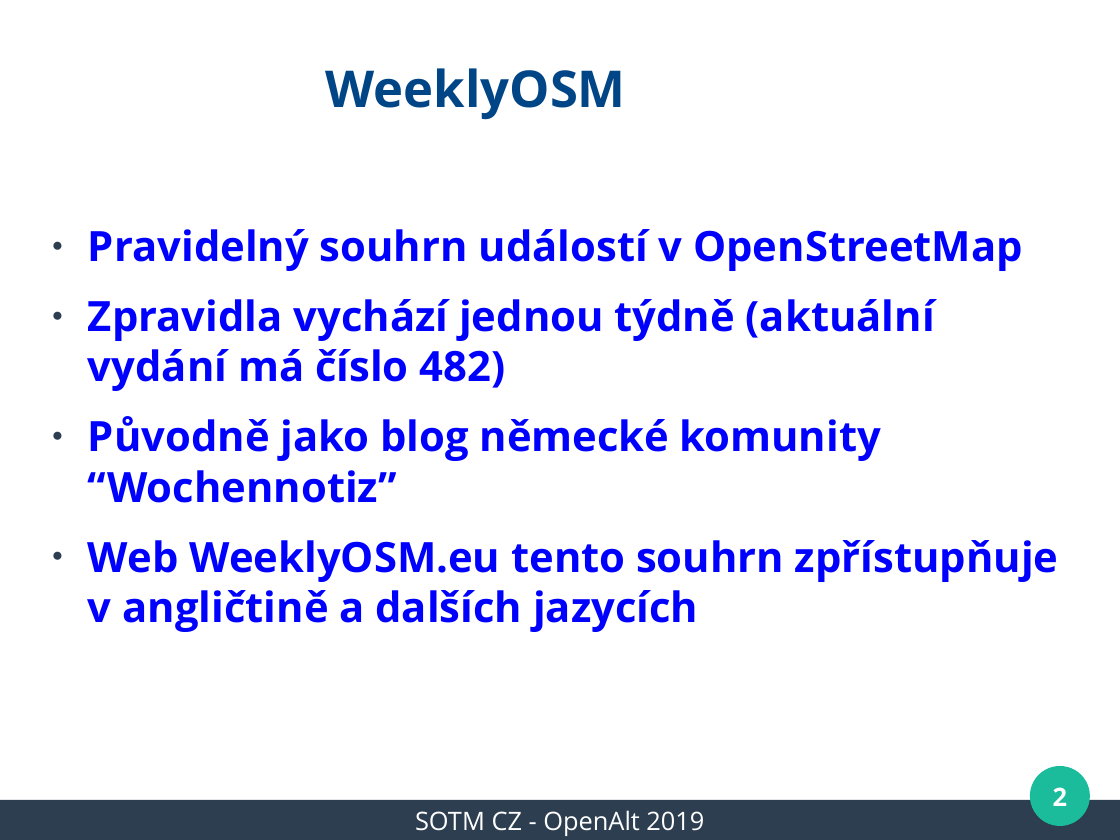
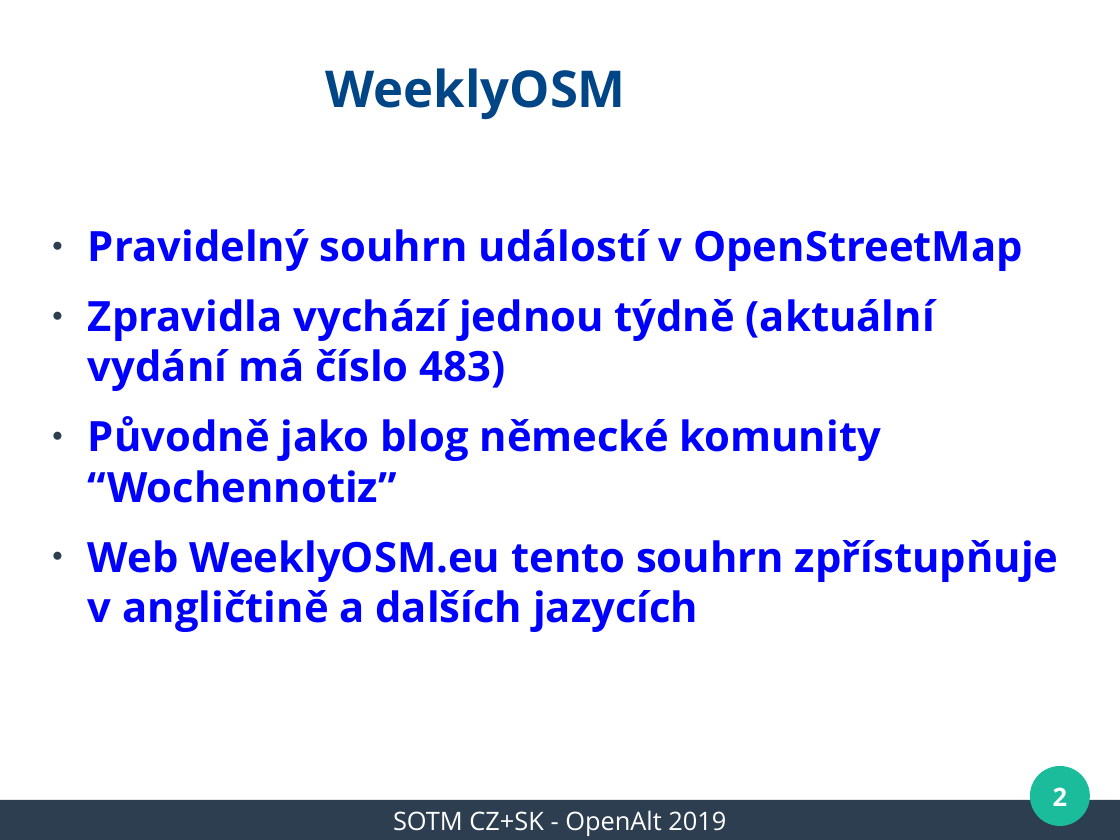
Before and after one commit to mkyral/osm, a slide deck: slide 2 of prezentace/OpenAlt2019/mkyral_WeeklyOSM_2019.odp. Drawn at 1120x840 pixels with LibreOffice and Linux fonts; fonts in the diff are those of the drawing; background and template pictures are left out. Boxes give left, top, right and bottom in pixels: in the first picture for what was removed or moved away, otherwise in the second. Text is boxed around its words. In the diff, an @@ line names an element or a change of style, - is before the commit and + after.

Commit message:
OpenAlt2019 presentation - final version

```diff
--- a/prezentace/OpenAlt2019/mkyral_WeeklyOSM_2019.odp
+++ b/prezentace/OpenAlt2019/mkyral_WeeklyOSM_2019.odp
@@ text at (x1=88, y1=299, x2=935, y2=391): text changed @@
-● Zpravidla vychází jednou týdně (aktuální vydání má číslo 482)
+● Zpravidla vychází jednou týdně (aktuální vydání má číslo 483)
@@ text at (x1=393, y1=810, x2=726, y2=836): text changed @@
-SOTM CZ - OpenAlt 2019
+SOTM CZ+SK - OpenAlt 2019
```
Also in this commit, not shown: 22 other slides changed, 2 slides added.
